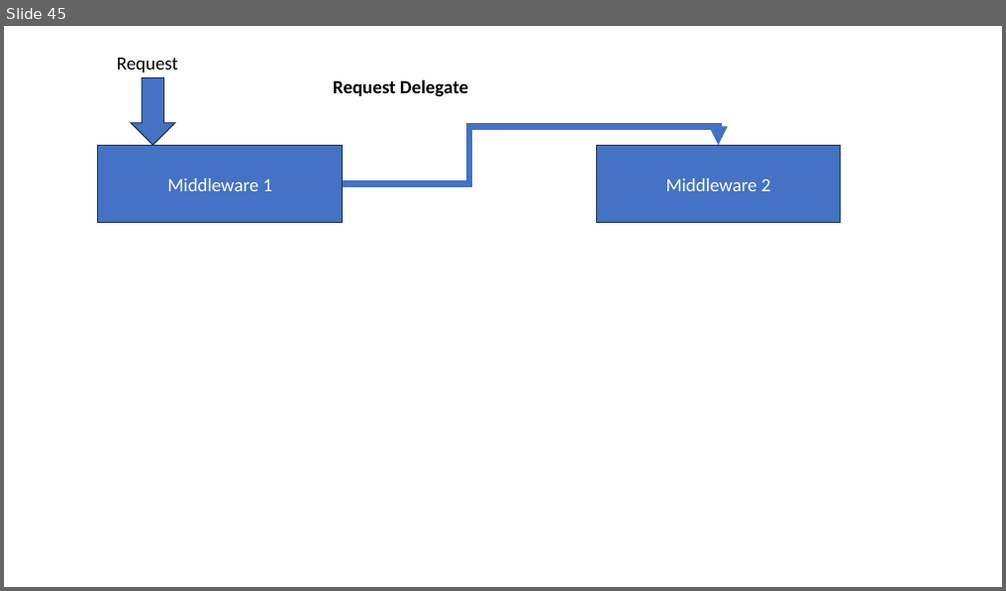
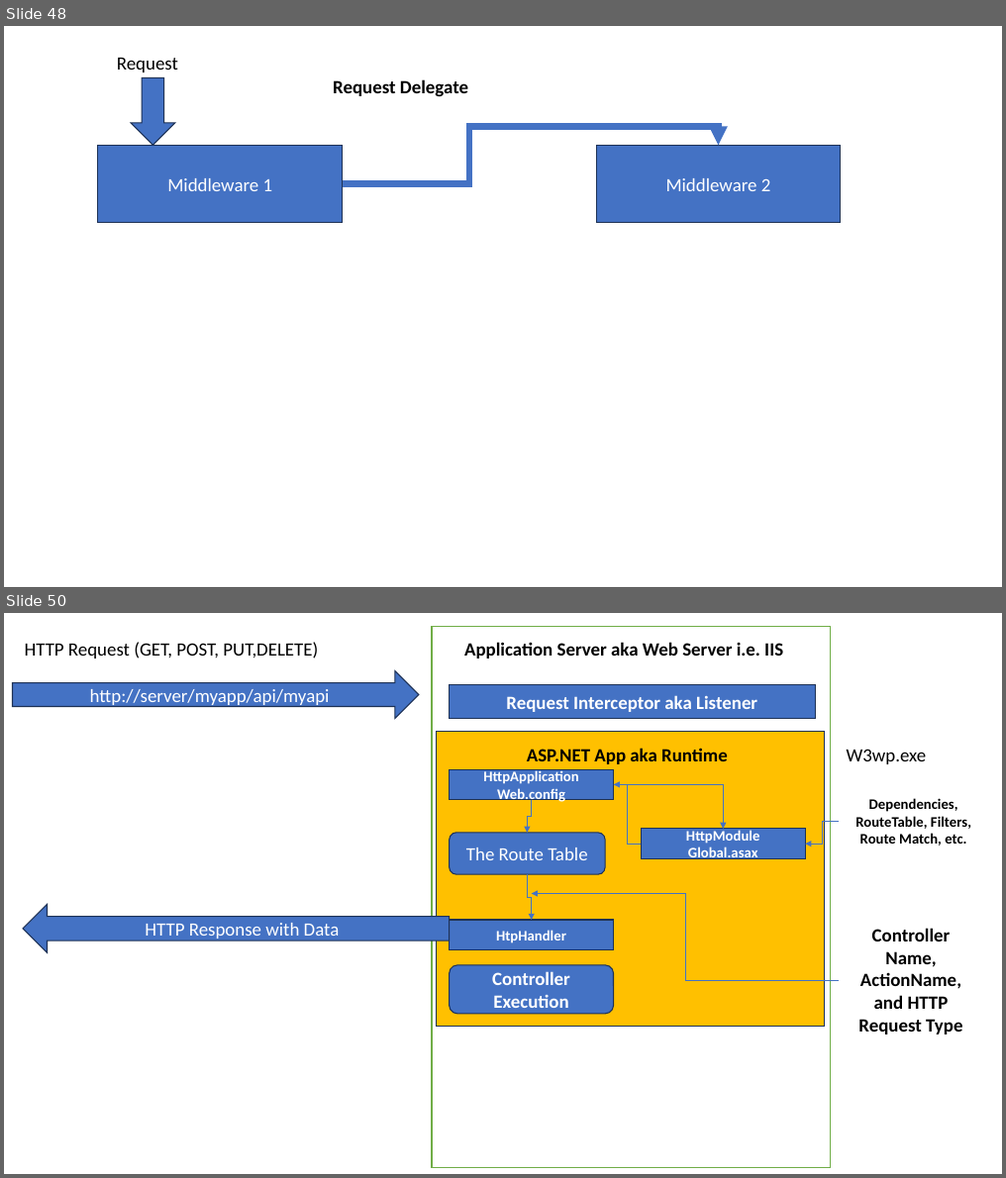
Before and after one commit to maheshsabnis/capita_sept_2023_Oct, a slide deck: Images.pptx. Shown one above the other, each under a label of ours: slide 45 before the commit, slides 48 and 50 after it; the slides between them are not shown. The pictures are 1006x591 and 1006x1178 pixels, drawn with LibreOffice and Linux fonts; fonts in the diff are those of the drawing. Boxes give left, top, right and bottom in pixels: in the first picture for what was removed or moved away, otherwise in the second. Text is boxed around its words. In the diff, an @@ line names an element or a change of style, - is before the commit and + after.

```diff
--- a/Images.pptx
+++ b/Images.pptx
@@ slide 50 added at (x1=4, y1=613, x2=1002, y2=1174), background #FFFFFF @@
@@ text added at (x1=25, y1=642, x2=318, y2=659), 18 pt, text #000000 @@
+HTTP Request (GET, POST, PUT,DELETE)
@@ rectangle added at (x1=432, y1=627, x2=831, y2=1167), fill #FFFFFF, outline #70AD47 1 pt @@
@@ text added at (x1=464, y1=642, x2=783, y2=659), 18 pt, text #000000, bold @@
+Application Server aka Web Server i.e. IIS
@@ right arrow added at (x1=12, y1=671, x2=419, y2=719), fill #4472C4, outline #1E3256 1 pt, 18 pt, text #FFFFFF @@
+http://server/myapp/api/myapi
@@ rectangle added at (x1=450, y1=685, x2=816, y2=719), fill #4472C4, outline #1E3256 1 pt, 18 pt, text #FFFFFF, bold @@
+Request Interceptor aka Listener
@@ rectangle added at (x1=437, y1=731, x2=825, y2=1026), fill #FFC000, outline #1E3256 1 pt @@
@@ text added at (x1=527, y1=748, x2=728, y2=764), 18 pt, text #000000, bold @@
+ASP.NET App aka Runtime
@@ text added at (x1=846, y1=749, x2=927, y2=764), 18 pt, text #000000 @@
+W3wp.exe
@@ rectangle added at (x1=450, y1=769, x2=614, y2=799), fill #4472C4, outline #1E3256 1 pt, 14 pt, text #FFFFFF, bold @@
+HttpApplication
+Web.config
@@ elbow arrow added from (614, 784) to (724, 829), #4472C4 0.5 pt @@
@@ elbow arrow added from (642, 845) to (614, 784), #4472C4 0.5 pt @@
@@ elbow arrow added from (532, 800) to (528, 833), #4472C4 0.5 pt @@
@@ text added at (x1=855, y1=798, x2=971, y2=846), 14 pt, text #000000, bold @@
+Dependencies, RouteTable, Filters, Route Match, etc.
@@ rounded rectangle added at (x1=450, y1=833, x2=605, y2=874), fill #4472C4, outline #1E3256 1 pt, 18 pt, text #FFFFFF @@
+The Route Table
@@ rectangle added at (x1=642, y1=829, x2=805, y2=859), fill #4472C4, outline #1E3256 1 pt, 14 pt, text #FFFFFF, bold @@
+HttpModule
+Global.asax
@@ elbow arrow added from (839, 821) to (805, 845), #4472C4 0.5 pt @@
@@ elbow arrow added from (528, 874) to (532, 920), #4472C4 0.5 pt @@
@@ left arrow added at (x1=23, y1=904, x2=450, y2=953), fill #4472C4, outline #1E3256 1 pt, 18 pt, text #FFFFFF @@
+HTTP Response with Data
@@ elbow arrow added from (839, 980) to (532, 894), #4472C4 0.5 pt @@
@@ rectangle added at (x1=450, y1=920, x2=614, y2=950), fill #4472C4, outline #1E3256 1 pt, 14 pt, text #FFFFFF, bold @@
+HtpHandler
@@ text added at (x1=858, y1=928, x2=962, y2=1035), 18 pt, text #000000, bold @@
+Controller Name, ActionName, and HTTP Request Type
@@ rounded rectangle added at (x1=450, y1=965, x2=614, y2=1014), fill #4472C4, outline #1E3256 1 pt, 18 pt, text #FFFFFF, bold @@
+Controller Execution
@@ what was slide 45 is now slide 48 @@
```
Also in this commit, not shown: 7 other slides added, 13 other files.
